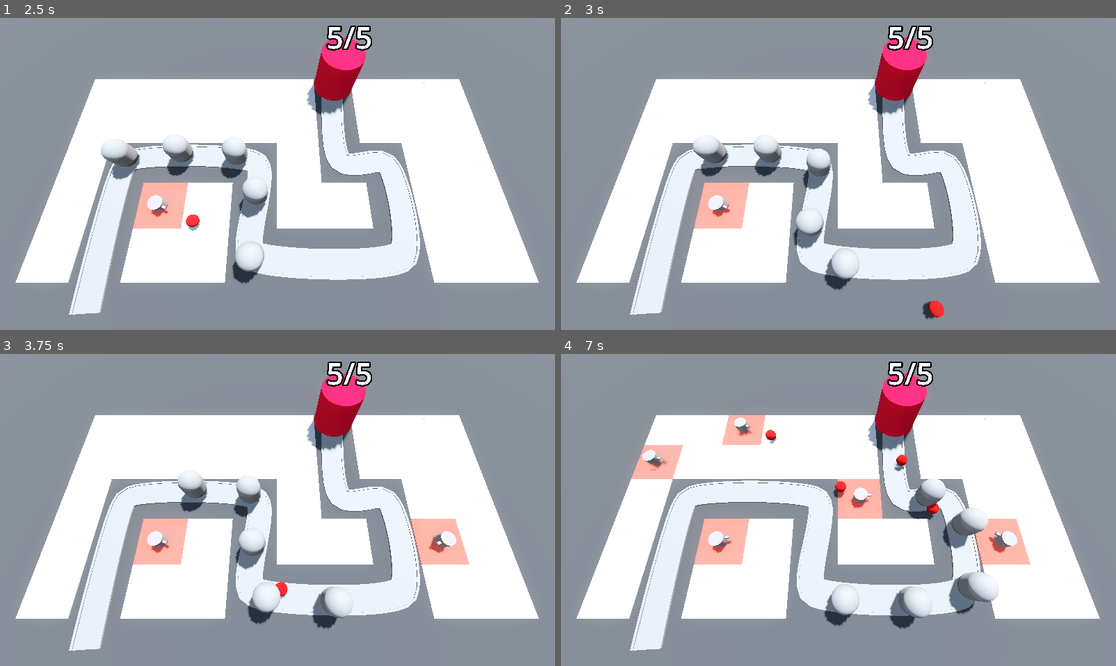
Above: before the commit, frames 1-4 (two rows, left to right).
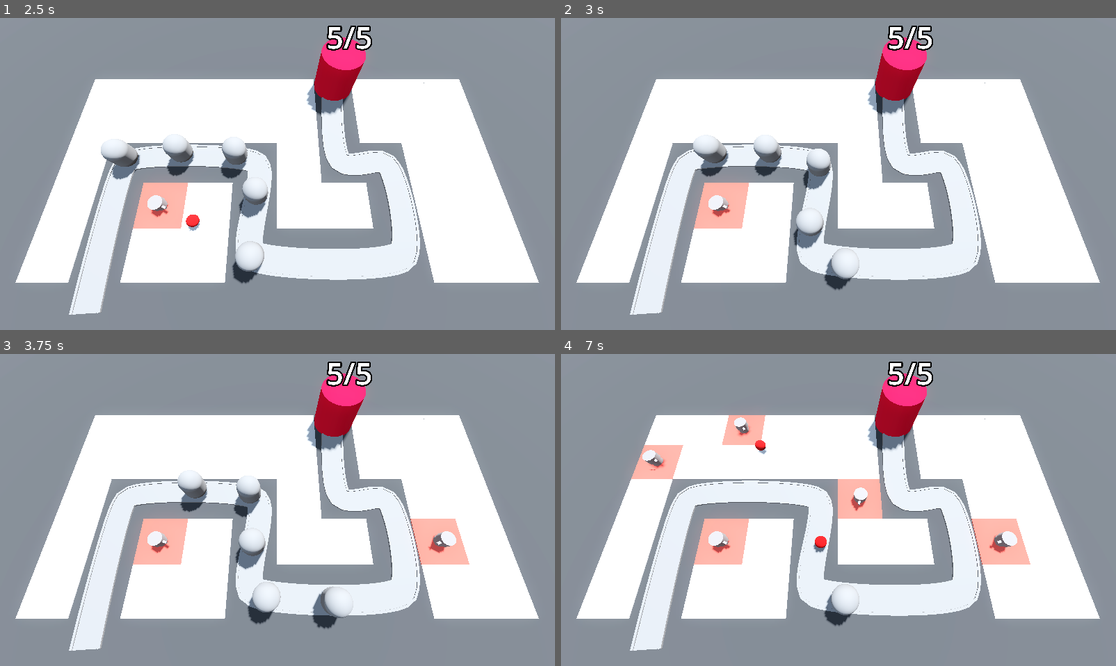
Above: after the commit, the same moments.

Repository: DTNevaeha/TD_Game
Game: Godot game, scene res://BaseLevel.tscn
The game is run twice, just before and just after one commit, with the same random seed, the same clock (stepped at 60 frames per second) and the same inputs.
Inputs (mouse positions are in pixels of both pictures, inside the frame that each line leads up to):
- Up to frame 1 (2.5 s): move the mouse to (399, 158) at 0.52 s; click (399, 158) at 0.6 s; move the mouse to (166, 189) at 1.27 s; click (166, 189) at 1.35 s; move the mouse to (333, 105) at 2.02 s; click (333, 105) at 2.1 s
- Up to frame 2 (3 s): move the mouse to (810, 236) at 2.77 s; click (810, 236) at 2.85 s
- Up to frame 3 (3.75 s): move the mouse to (444, 556) at 3.52 s; click (444, 556) at 3.6 s
- Up to frame 4 (7 s): move the mouse to (672, 463) at 4.27 s; click (672, 463) at 4.35 s; move the mouse to (866, 510) at 5.02 s; click (866, 510) at 5.1 s; move the mouse to (755, 432) at 5.77 s; click (755, 432) at 5.85 s; move the mouse to (960, 494) at 6.52 s; click (960, 494) at 6.6 s

Frame 1 is identical in both runs. In frame 2, 0.2% of the frame differs, in the area x 65-70%, y 90-97%; in frame 3, less than 0.1%; in frame 4, 2.9%, in the area x 16-80%, y 22-89%.

Commit message:
Enemies can now be killed

Diff:
--- a/Enemy/enemy.gd
+++ b/Enemy/enemy.gd
@@ -1,8 +1,19 @@
 extends PathFollow3D
 
+@export var max_health: int = 50
 @export var speed: float = 2.5
 
 @onready var base = get_tree().get_first_node_in_group("base")
+
+var current_health: int:
+	set(health_in):
+		current_health = health_in
+		if current_health < 1:
+			queue_free()
+
+
+func _ready() -> void:
+	current_health = max_health
 
 
 func _process(delta: float) -> void:
--- a/Enemy/enemy.tscn
+++ b/Enemy/enemy.tscn
@@ -1,8 +1,12 @@
-[gd_scene load_steps=3 format=3 uid="uid://b8nhsajj7xnnv"]
+[gd_scene load_steps=4 format=3 uid="uid://b8nhsajj7xnnv"]
 
 [ext_resource type="Script" path="res://Enemy/enemy.gd" id="1_tfs8e"]
 
 [sub_resource type="CapsuleMesh" id="CapsuleMesh_umi3p"]
+radius = 1.0
+height = 3.0
+
+[sub_resource type="CapsuleShape3D" id="CapsuleShape3D_sw1l0"]
 radius = 1.0
 height = 3.0
 
@@ -15,3 +19,9 @@
 [node name="MeshInstance3D" type="MeshInstance3D" parent="."]
 transform = Transform3D(1, 0, 0, 0, 1, 0, 0, 0, 1, 0, 1.5, 0)
 mesh = SubResource("CapsuleMesh_umi3p")
+
+[node name="EnemyArea3D" type="Area3D" parent="." groups=["enemy_area"]]
+
+[node name="CollisionShape3D" type="CollisionShape3D" parent="EnemyArea3D"]
+transform = Transform3D(1, 0, 0, 0, 1, 0, 0, 0, 1, 0, 1.5, 0)
+shape = SubResource("CapsuleShape3D_sw1l0")
--- a/Turret/projectile.gd
+++ b/Turret/projectile.gd
@@ -6,8 +6,14 @@
 
 
 func _physics_process(delta: float) -> void:
-    position += direction * speed * delta
+	position += direction * speed * delta
 
 
 func _on_timer_timeout() -> void:
-    queue_free()
+	queue_free()
+
+
+func _on_area_entered(area: Area3D) -> void:
+	if area.is_in_group("enemy_area"):
+		area.get_parent().current_health -= 25
+		queue_free()
--- a/Turret/projectile.tscn
+++ b/Turret/projectile.tscn
@@ -25,4 +25,5 @@
 one_shot = true
 autostart = true
 
+[connection signal="area_entered" from="." to="." method="_on_area_entered"]
 [connection signal="timeout" from="Timer" to="." method="_on_timer_timeout"]
